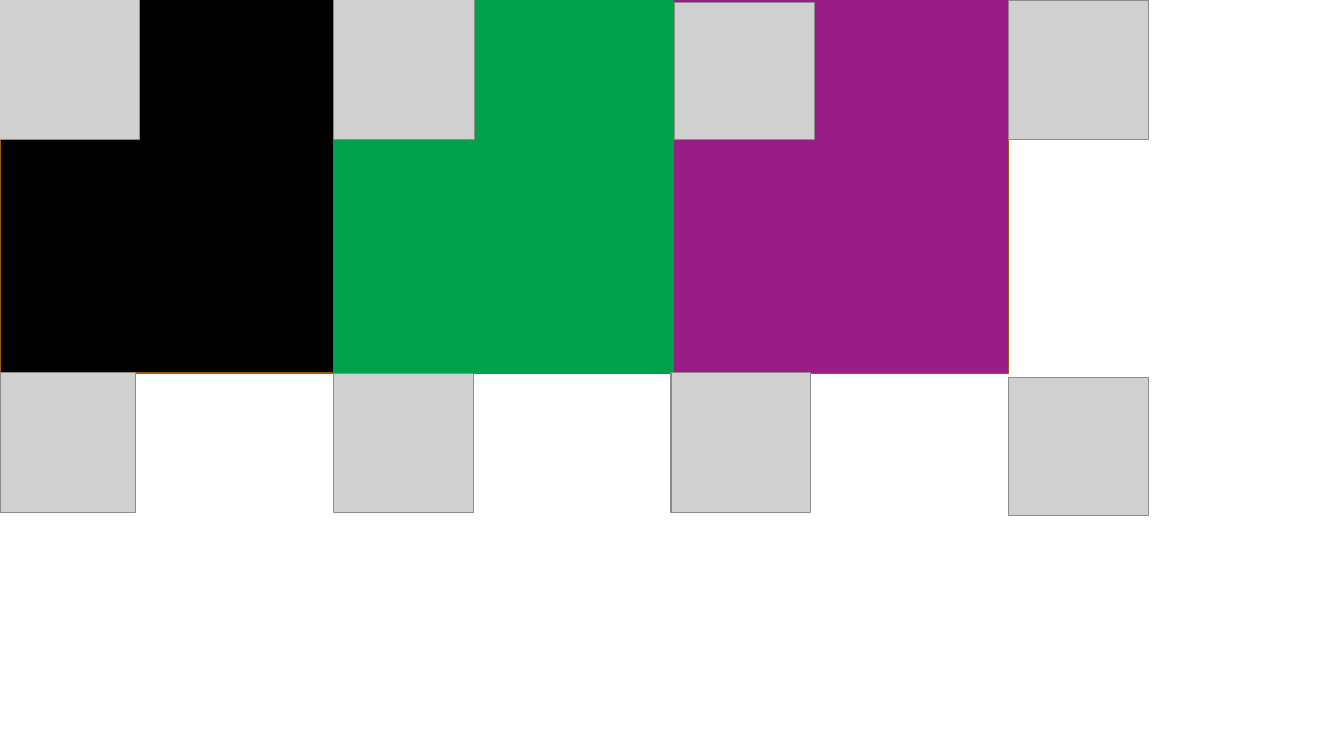
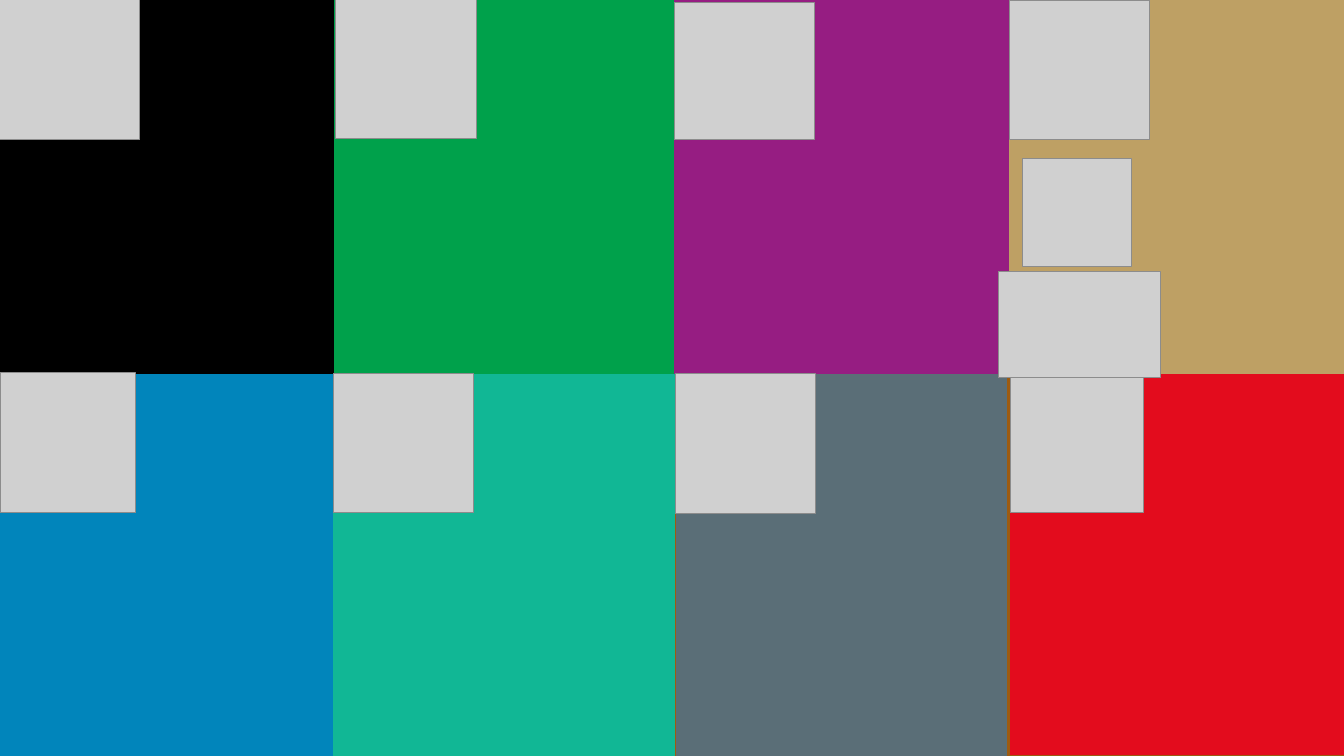
Before and after one commit to Buildasaurus/DDU---Projekt---Platformspil, a slide deck: slide 6 of Baggrund til myrespil (Powerpoint er bedre end gimp).pptx. Drawn at 1344x756 pixels with LibreOffice and Linux fonts; fonts in the diff are those of the drawing; grey boxes stand for pictures. Boxes give left, top, right and bottom in pixels: in the first picture for what was removed or moved away, otherwise in the second. Text is boxed around its words. In the diff, an @@ line names an element or a change of style, - is before the commit and + after.

```diff
--- a/Baggrund til myrespil (Powerpoint er bedre end gimp).pptx
+++ b/Baggrund til myrespil (Powerpoint er bedre end gimp).pptx
@@ rectangle at [0,0,334,373]: outline #9E5C11 1 pt to #000000 1 pt @@
@@ rectangle at [673,0,1009,374]: fill #9A1D85 to #961D82; outline #9E5C11 1 pt to #961D82 1 pt @@
@@ rectangle added at [1009,0,1344,373], fill #BEA064, outline #BEA064 1 pt @@
@@ picture added at [1022,158,1131,266] @@
@@ picture added at [998,271,1160,378] @@
@@ rectangle added at [0,373,333,756], fill #0185BB, outline #0185BB 1 pt @@
@@ rectangle added at [334,374,675,756], fill #11B795, outline #11B795 1 pt @@
@@ picture: place and size @@
-picture at [671,373,812,513]
+picture at [676,374,816,514]
@@ rectangle added at [676,374,1008,756], fill #5A6E77, outline #9E5C11 1 pt @@
@@ rectangle added at [1009,373,1344,756], fill #E30C1D, outline #9E5C11 1 pt @@
@@ picture: place and size @@
-picture at [1008,378,1148,516]
+picture at [1010,375,1143,513]
```
Also in this commit, not shown: 2 other files.
